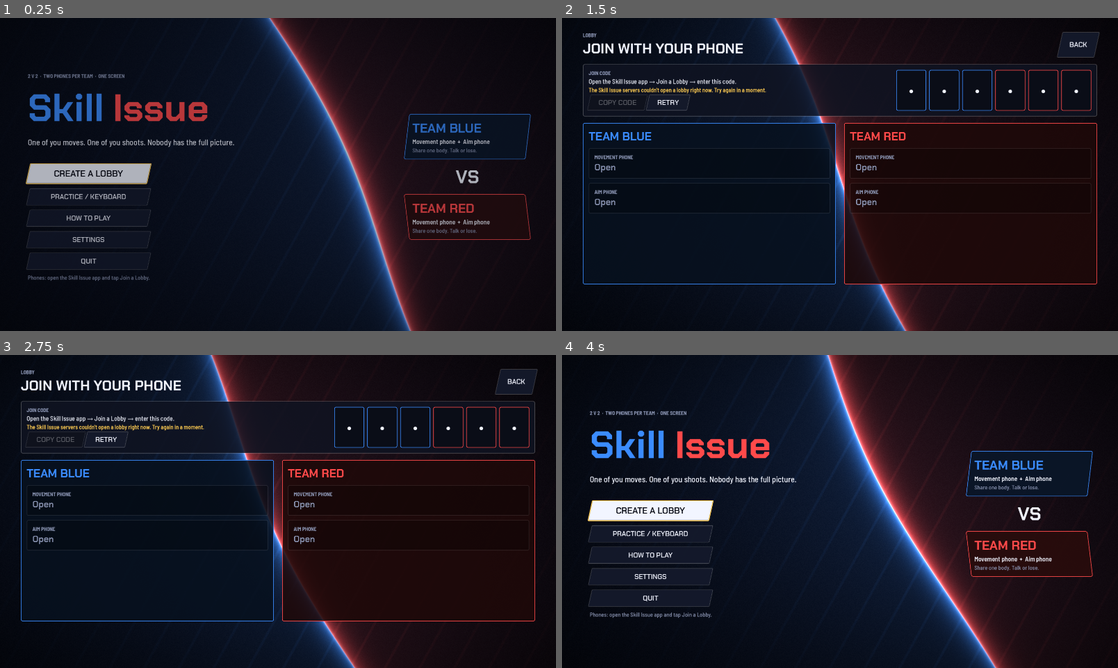
Above: before the commit, frames 1-4 (two rows, left to right).
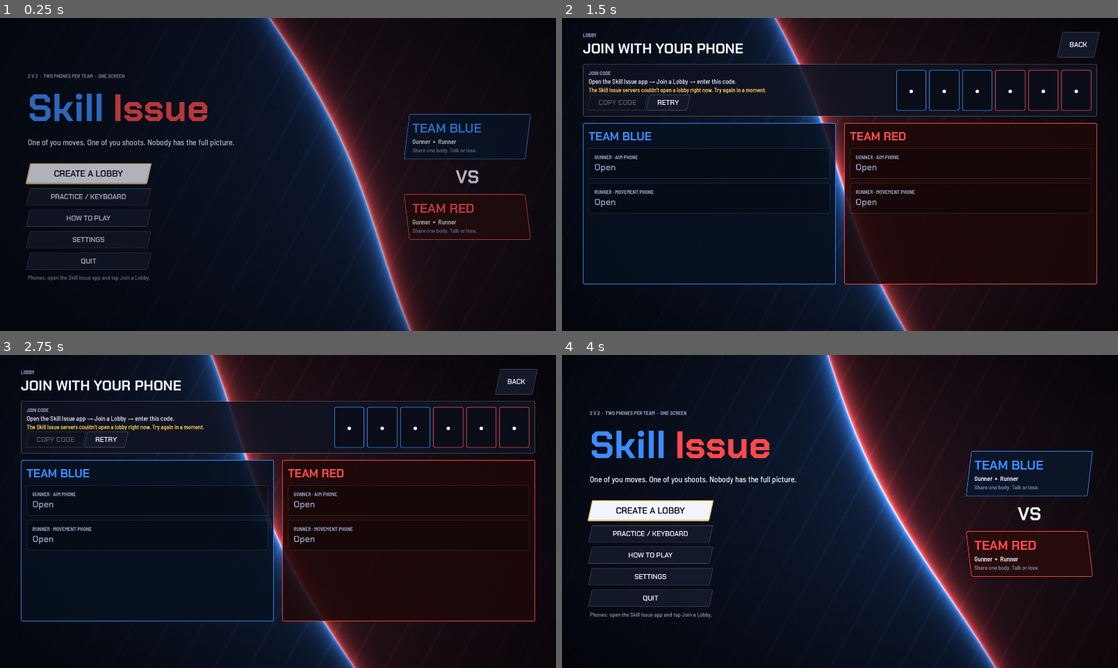
Above: after the commit, the same moments.

Repository: Ryan-M-Smith/SkillIssue
Game: Godot game, scene res://ui/main_menu.tscn
Same seed, same stepped clock (60 frames per second), same inputs: the game is played once before the commit and once after it.
Inputs (mouse positions are in pixels of both pictures, inside the frame that each line leads up to):
- Up to frame 1 (0.25 s): no input
- Up to frame 2 (1.5 s): tap Enter (ui_accept) at 0.5, 0.77 s; move the mouse to (962, 158) at 0.52 s; hold D (ui_right) 0.53-1.25 s; click (962, 158) at 0.6 s; click "RETRY" at 1.25 s
- Up to frame 3 (2.75 s): click "RETRY" at 2 s
- Up to frame 4 (4 s): click "RETRY" at 2.75 s; click "BACK" at 3.5 s

The runs differ from the first frame. In frame 1, 0.2% of the frame differs, in the area x 74-89%, y 38-67%; in frame 2, 0.4%; in frame 3, 0.4%, in the area x 5-64%, y 43-57%; in frame 4, 0.3%.

Commit message:
Gunner aims with the gyro only, acts with buttons; camera no longer inverted
Roles are now Gunner (aim phone) and Runner (movement phone). The Gunner is
listed first in the game's lobby and the phone's team select.

Gunner phone:
- Gyro only moves the camera. The jab / lift / pull-back / twist gestures are
  gone; FIRE (hold), AIM (scope; enabled with the sniper), RELOAD and SWITCH
  are buttons. Practice and the how-to-play text match.
- Camera was inverted on both axes: + rate about the player's up axis is a
  turn to the LEFT and + rate about the right axis tips the phone's back UP
  (right-hand rule), but the game reads + lookX as turn right and + lookY as
  look up. Flipped both signs. Verified with a simulated phone on iOS and
  Android in both landscape grips, and end to end against the real game
  (turning right lowers the duo's torso yaw; tipping up raises head pitch).

Diff:
--- a/apps/game/ui/lobby.gd
+++ b/apps/game/ui/lobby.gd
@@ -131,7 +131,7 @@
 	box.add_theme_constant_override("separation", 14)
 	panel.add_child(box)
 	box.add_child(UiKit.display("TEAM %s" % UiKit.team_name(team), 40, c))
-	for role in ["mover", "gunner"]:
+	for role in ["gunner", "mover"]:   # Gunner (aim phone) on top, Runner (movement) below
 		box.add_child(_slot(team, role))
 	return panel
 
@@ -143,7 +143,7 @@
 	slot.add_child(row)
 	var info := VBoxContainer.new()
 	info.size_flags_horizontal = Control.SIZE_EXPAND_FILL
-	info.add_child(UiKit.eyebrow("Movement phone" if role == "mover" else "Aim phone"))
+	info.add_child(UiKit.eyebrow("Runner · movement phone" if role == "mover" else "Gunner · aim phone"))
 	var name_label := UiKit.label("Open", 30, UiKit.DISPLAY_SEMI, UiKit.MUTED)
 	info.add_child(name_label)
 	row.add_child(info)
@@ -185,7 +185,7 @@
 			if p.ready:
 				ready += 1
 	for team in 2:
-		for role in ["mover", "gunner"]:
+		for role in ["gunner", "mover"]:
 			_render_slot(team, role, GameSession.player_at(team, role))
 	_waiting.text = ("Choosing a spot: " + ", ".join(waiting)) if not waiting.is_empty() else ""
 	if _countdown < 0.0 and not _loading:
--- a/apps/game/ui/main_menu.gd
+++ b/apps/game/ui/main_menu.gd
@@ -101,7 +101,7 @@
 	box.add_theme_constant_override("separation", 4)
 	card.add_child(box)
 	box.add_child(UiKit.display("TEAM %s" % UiKit.team_name(team), 44, UiKit.team_color(team)))
-	box.add_child(UiKit.label("Movement phone  +  Aim phone", 22, UiKit.BODY_SEMI, UiKit.INK))
+	box.add_child(UiKit.label("Gunner  +  Runner", 22, UiKit.BODY_SEMI, UiKit.INK))
 	box.add_child(UiKit.label("Share one body. Talk or lose.", 20, UiKit.BODY, UiKit.MUTED))
 	return card
 
@@ -140,20 +140,20 @@
 	var cols := HBoxContainer.new()
 	cols.add_theme_constant_override("separation", 28)
 	box.add_child(cols)
-	cols.add_child(_how_column("MOVEMENT PHONE", UiKit.BLUE, [
+	cols.add_child(_how_column("GUNNER · AIM PHONE", UiKit.RED, [
+		["Turn the phone", "Look around (camera follows)"],
+		["Hold FIRE", "Shoot"],
+		["Tap AIM", "Aim down sights / scope"],
+		["Tap RELOAD", "Reload"],
+		["Tap SWITCH", "Next owned weapon"],
+		["Pick up guns on the map", "Unlock them"],
+	]))
+	cols.add_child(_how_column("RUNNER · MOVEMENT PHONE", UiKit.BLUE, [
 		["Tilt top away / toward you", "Walk forward / back"],
 		["Tip an end down", "Strafe left / right"],
 		["Flick forward", "Crouch (again to stand)"],
 		["Flick back", "Jump"],
 		["Twist 32 degrees, return to center", "Sprint on / off"],
-	]))
-	cols.add_child(_how_column("AIM PHONE", UiKit.RED, [
-		["Turn the phone", "Look around"],
-		["Jab forward", "Shoot"],
-		["Pull back", "Scope (sniper)"],
-		["Lift upward", "Reload"],
-		["Twist 32 degrees, then center", "Next owned weapon"],
-		["Pick up guns on the map", "Unlock them"],
 	]))
 	for l in [UiKit.label("Phones join with the 6-character code shown in the lobby, pick a team and role, then tap Ready. The match starts when all four are ready.", 20, UiKit.BODY, UiKit.MUTED)]:
 		l.autowrap_mode = TextServer.AUTOWRAP_WORD_SMART
Not shown, changed: README.md
Not shown, changed: apps/companion/README.md
Not shown, changed: apps/companion/src/screens/phone-app.tsx
Not shown, changed: apps/companion/src/screens/phone/aim-hud.tsx
Not shown, changed: apps/companion/src/screens/phone/movement-hud.tsx
Not shown, changed: apps/companion/src/screens/phone/practice.tsx
Not shown, changed: apps/companion/src/screens/phone/team-select.tsx
Not shown, changed: apps/companion/src/service/lobby-client.ts
Not shown, changed: apps/companion/src/service/motion-control-service.ts
Not shown, changed: apps/companion/tests/lobby-client.test.mts
Not shown, changed: apps/companion/tests/motion-control.test.mts
Not shown, added: apps/companion/tests/phone-rig.ts
(and 1 more such lines)
